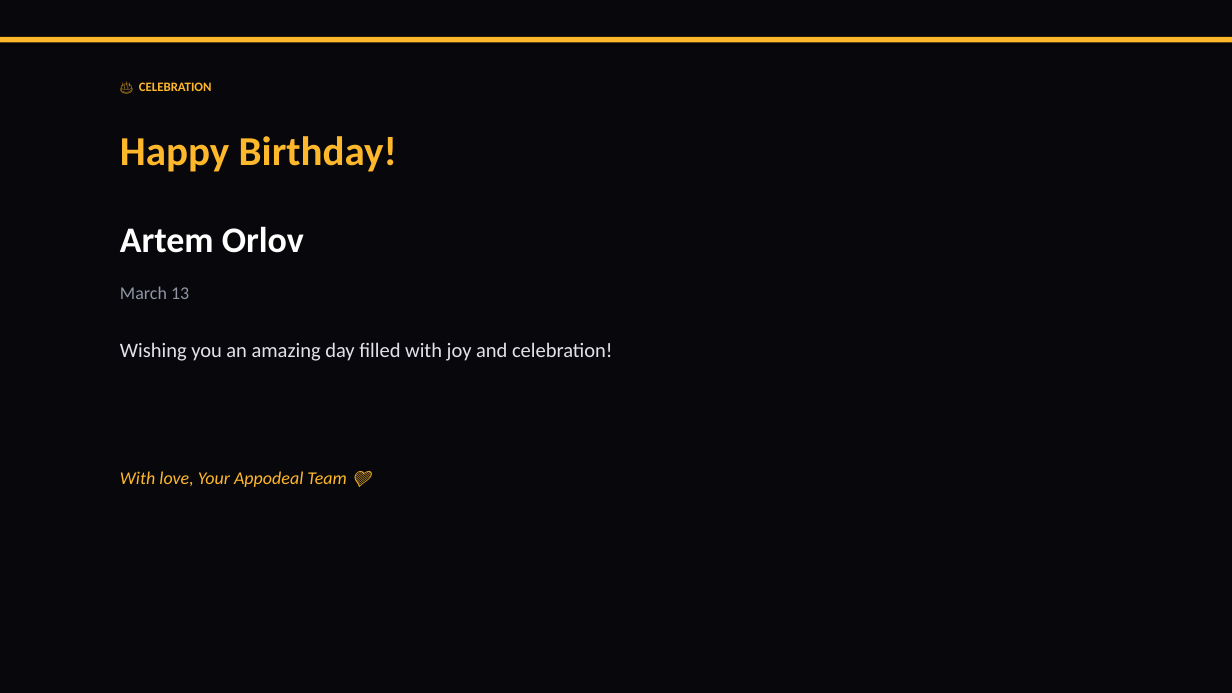
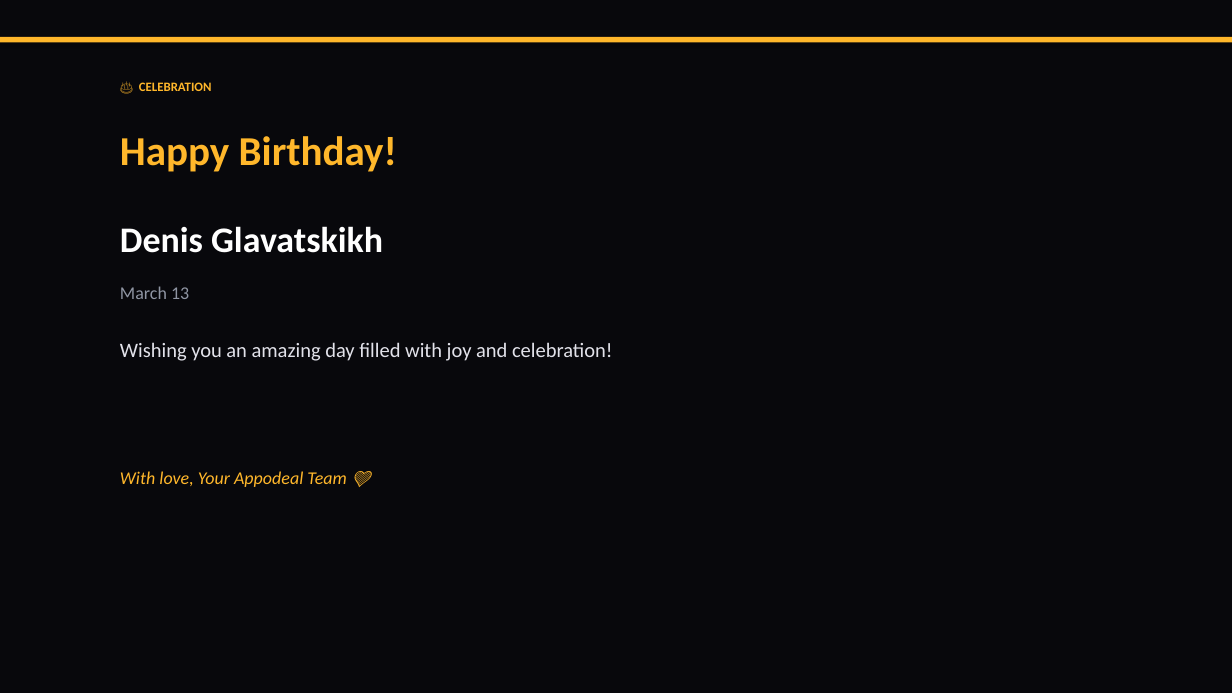
Before and after one commit to liliyagarifullina-maker/appodeal-pulse, a slide deck: slide 2 of data/archive/pulse_2026-03-13.pptx. Drawn at 1232x693 pixels with LibreOffice and Linux fonts; fonts in the diff are those of the drawing. Boxes give left, top, right and bottom in pixels: in the first picture for what was removed or moved away, otherwise in the second. Text is boxed around its words. In the diff, an @@ line names an element or a change of style, - is before the commit and + after.

```diff
--- a/data/archive/pulse_2026-03-13.pptx
+++ b/data/archive/pulse_2026-03-13.pptx
@@ text at (x1=120, y1=226, x2=383, y2=253): text changed @@
-Artem Orlov
+Denis Glavatskikh
```
Also in this commit, not shown: 1 other slide changed, 21 slides added, 4 slides removed.
